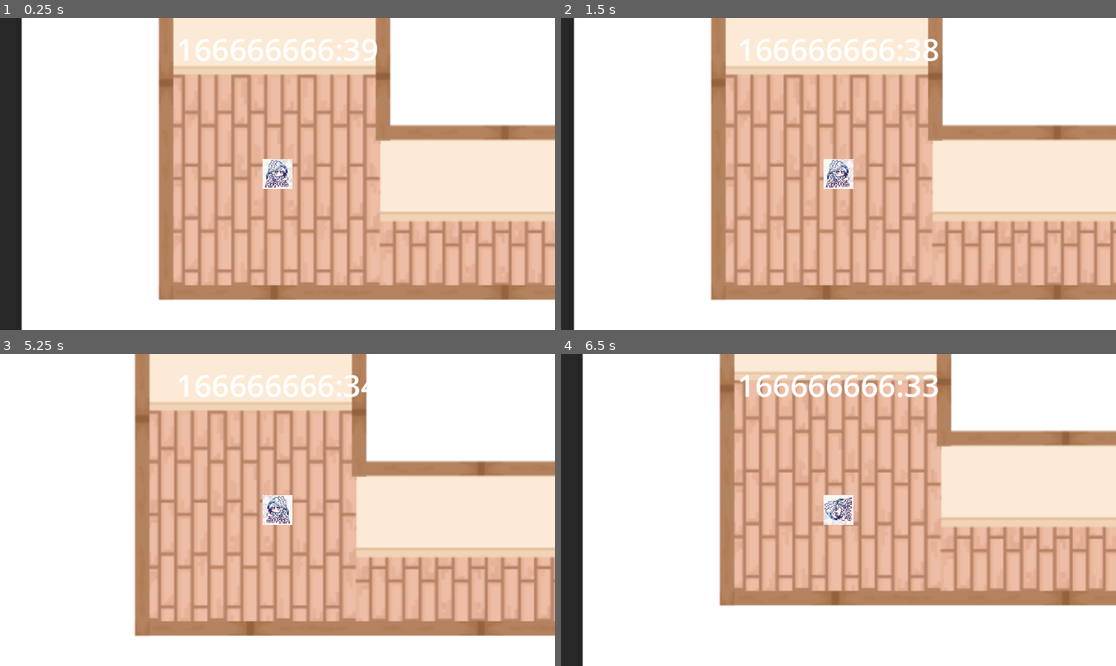
Above: before the commit, frames 1-4 (two rows, left to right).
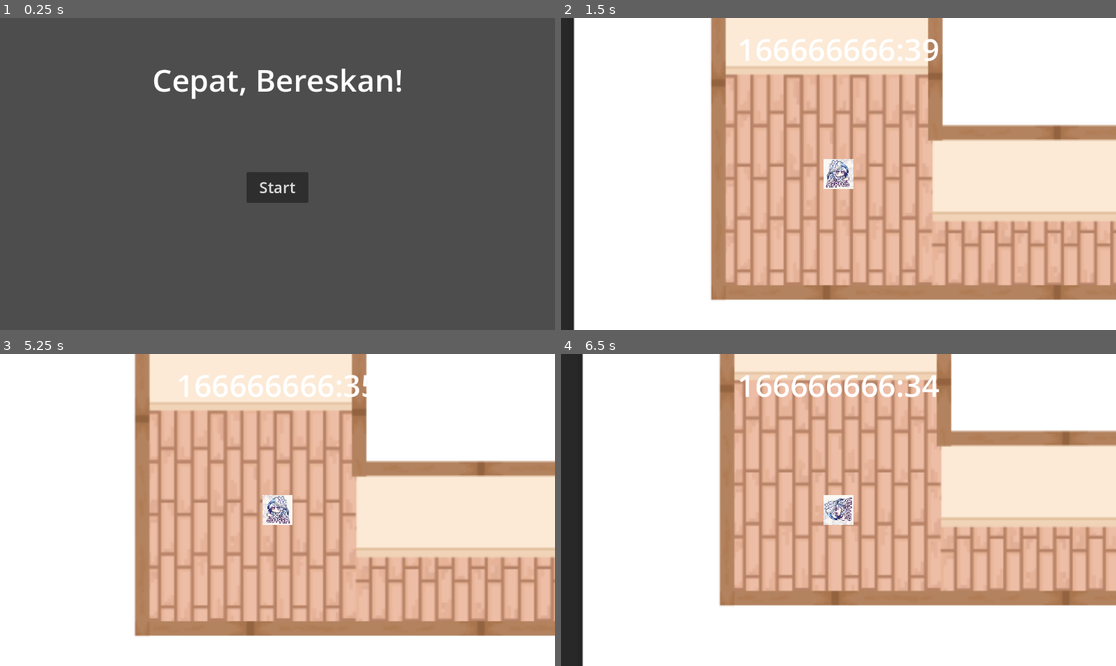
Above: after the commit, the same moments.

Repository: chrishengun123/Cepat-Bereskan
Game: Godot game, scene res://scenes/main_menu.tscn
Two runs of this game, one before a commit and one after it. Both use one fixed random seed, a clock stepped at 60 frames per second and the inputs below. Before the commit the project starts from res://scenes/game.tscn.
Inputs (mouse positions are in pixels of both pictures, inside the frame that each line leads up to):
- Up to frame 1 (0.25 s): no input
- Up to frame 2 (1.5 s): click (838, 186) at 0.5 s, where only the run after the commit has a clickable "Start"; tap Enter (ui_accept) at 1.25 s; hold Right (ui_right) from 1.28 s (still down)
- Up to frame 3 (5.25 s): tap Enter (ui_accept) at 1.52, 2.27, 3.77, 4.52 s; release Right (ui_right) at 2.03 s; hold Down (ui_down) 2.03-2.78 s; hold Right (ui_right) 2.78-3.53 s; hold Up (ui_up) 3.53-4.28 s; hold Left (ui_left) from 4.28 s (still down)
- Up to frame 4 (6.5 s): tap Enter (ui_accept) at 5.27 s; release Left (ui_left) at 5.78 s; hold Down (ui_down) from 5.78 s (still down)

The runs differ from the first frame. In frame 1, 100% of the frame differs, in the area x 0-100%, y 0-100%; in frame 2, less than 0.1%; in frame 3, less than 0.1%; in frame 4, 0.1%.

Commit message:
Added Main Menu

Diff:
--- a/Cepat, Bereskan!/project.godot
+++ b/Cepat, Bereskan!/project.godot
@@ -11,7 +11,7 @@
 [application]
 
 config/name="Cepat, Bereskan!"
-run/main_scene="uid://hd1ynm31f37m"
+run/main_scene="uid://b381rieyhutm6"
 config/features=PackedStringArray("4.5", "GL Compatibility")
 config/icon="res://icon.svg"
 
--- /dev/null
+++ b/Cepat, Bereskan!/scenes/main_menu.tscn
@@ -0,0 +1,30 @@
+[gd_scene load_steps=4 format=3 uid="uid://b381rieyhutm6"]
+
+[ext_resource type="Script" uid="uid://enyve0q27ysp" path="res://scripts/main_menu.gd" id="1_l6cm7"]
+
+[sub_resource type="LabelSettings" id="LabelSettings_l6cm7"]
+font_size = 64
+
+[sub_resource type="Theme" id="Theme_ekxnf"]
+default_font_size = 32
+
+[node name="main_menu" type="Node2D"]
+script = ExtResource("1_l6cm7")
+
+[node name="title" type="Label" parent="."]
+offset_right = 1152.0
+offset_bottom = 256.0
+text = "Cepat, Bereskan!"
+label_settings = SubResource("LabelSettings_l6cm7")
+horizontal_alignment = 1
+vertical_alignment = 1
+
+[node name="start" type="Button" parent="."]
+offset_left = 512.0
+offset_top = 320.0
+offset_right = 640.0
+offset_bottom = 384.0
+theme = SubResource("Theme_ekxnf")
+text = "Start"
+
+[connection signal="pressed" from="start" to="." method="_on_start_pressed"]
--- /dev/null
+++ b/Cepat, Bereskan!/scripts/main_menu.gd
@@ -0,0 +1,6 @@
+extends Node2D
+class_name MainMenu
+
+
+func _on_start_pressed() -> void:
+	get_tree().change_scene_to_file("res://scenes/game.tscn")
Not shown, added: Cepat, Bereskan!/scripts/main_menu.gd.uid
